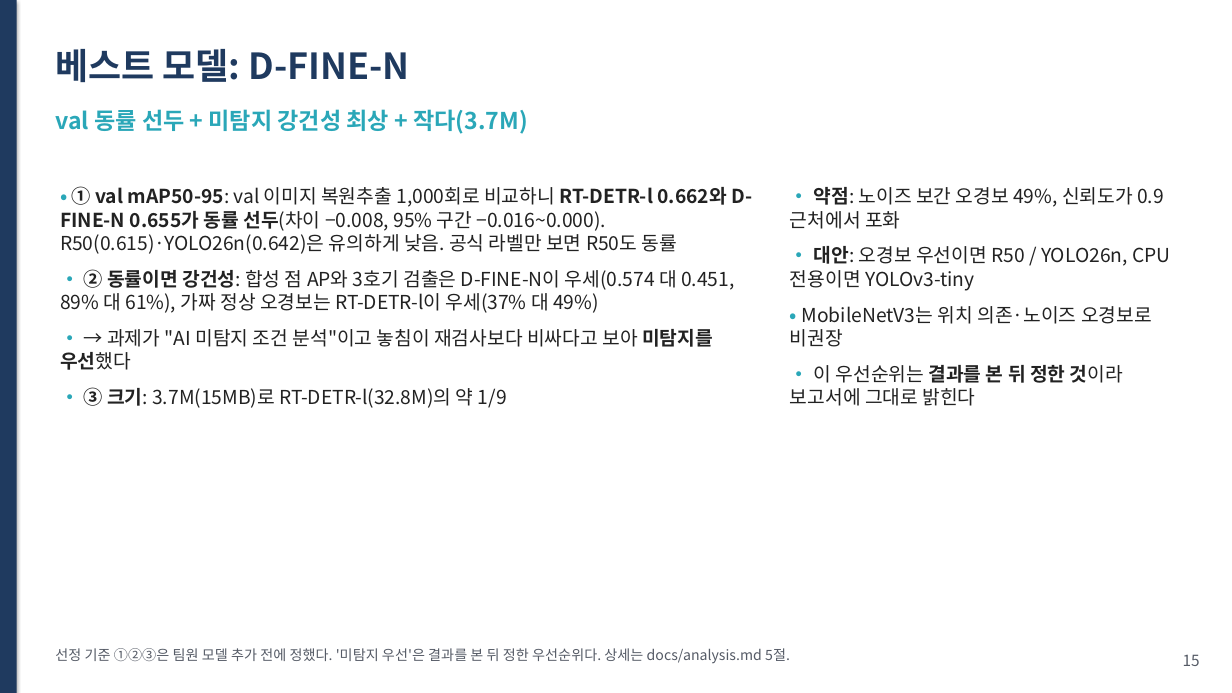
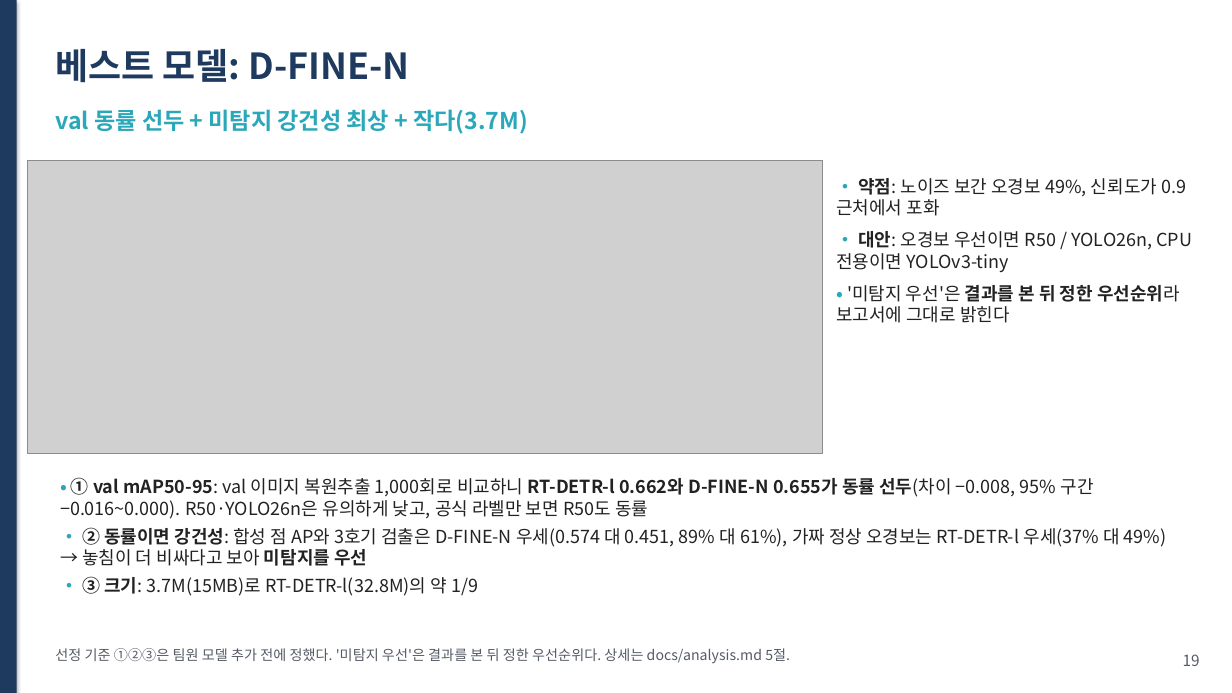
Before and after one commit to hmy7788/kamp_xray_detection, a slide deck: slide 19 of ppt/presentation.pptx (slide 15 before the commit). Drawn at 1232x693 pixels with LibreOffice and Linux fonts; fonts in the diff are those of the drawing; grey boxes stand for pictures. Boxes give left, top, right and bottom in pixels: in the first picture for what was removed or moved away, otherwise in the second. Text is boxed around its words. In the diff, an @@ line names an element or a change of style, - is before the commit and + after.

```diff
--- a/ppt/presentation.pptx
+++ b/ppt/presentation.pptx
@@ picture added at <box>28,161,823,454</box> @@
@@ text "• 약점: 노이즈 보간 오경보 ...": place and size @@
-text "• 약점: 노이즈 보간 오경보 ..." at <box>790,187,1170,406</box>
+text "• 약점: 노이즈 보간 오경보 ..." at <box>836,178,1192,323</box>
@@ text at <box>836,178,1192,272</box>: size 15 to 14 pt in "• 약점: 노이즈 보간 오경보 49%, 신뢰도가 ...", "• 대안: 오경보 우선이면 R50 / YOLO26n, ..."; less space between paragraphs @@
@@ text at <box>836,285,1180,323</box>: text changed; size 15 to 14 pt @@
-• MobileNetV3는 위치 의존·노이즈 오경보로 비권장
-• 이 우선순위는 결과를 본 뒤 정한 것이라 보고서에 그대로 밝힌다
+• '미탐지 우선'은 결과를 본 뒤 정한 우선순위라 보고서에 그대로 밝힌다
@@ text "• ① val mAP50-95: val ...": place and size @@
-text "• ① val mAP50-95: val ..." at <box>60,186,752,408</box>
+text "• ① val mAP50-95: val ..." at <box>60,477,1167,596</box>
@@ text at <box>60,477,1167,566</box>: text changed; size 15 to 14 pt @@
-• ① val mAP50-95: val 이미지 복원추출 1,000회로 비교하니 RT-DETR-l 0.662와 D-FINE-N 0.655가 동률 선두(차이 −0.008, 95% 구간 −0.016~0.000). R50(0.615)·YOLO26n(0.642)은 유의하게 낮음. 공식 라벨만 보면 R50도 동률
-• ② 동률이면 강건성: 합성 점 AP와 3호기 검출은 D-FINE-N이 우세(0.574 대 0.451, 89% 대 61%), 가짜 정상 오경보는 RT-DETR-l이 우세(37% 대 49%)
-• → 과제가 "AI 미탐지 조건 분석"이고 놓침이 재검사보다 비싸다고 보아 미탐지를 우선했다
+• ① val mAP50-95: val 이미지 복원추출 1,000회로 비교하니 RT-DETR-l 0.662와 D-FINE-N 0.655가 동률 선두(차이 −0.008, 95% 구간 −0.016~0.000). R50·YOLO26n은 유의하게 낮고, 공식 라벨만 보면 R50도 동률
+• ② 동률이면 강건성: 합성 점 AP와 3호기 검출은 D-FINE-N 우세(0.574 대 0.451, 89% 대 61%), 가짜 정상 오경보는 RT-DETR-l 우세(37% 대 49%) → 놓침이 더 비싸다고 보아 미탐지를 우선
@@ text at <box>82,576,478,596</box>: size 15 to 14 pt in "• ③ 크기: 3.7M(15MB)로 RT-DETR-l(32.8M)의 약 1/9"; less space between paragraphs @@
@@ text at <box>1183,654,1200,666</box>: text changed @@
-15
+19
```
Also in this commit, not shown: 19 other slides changed, 4 slides added, 10 other files.
